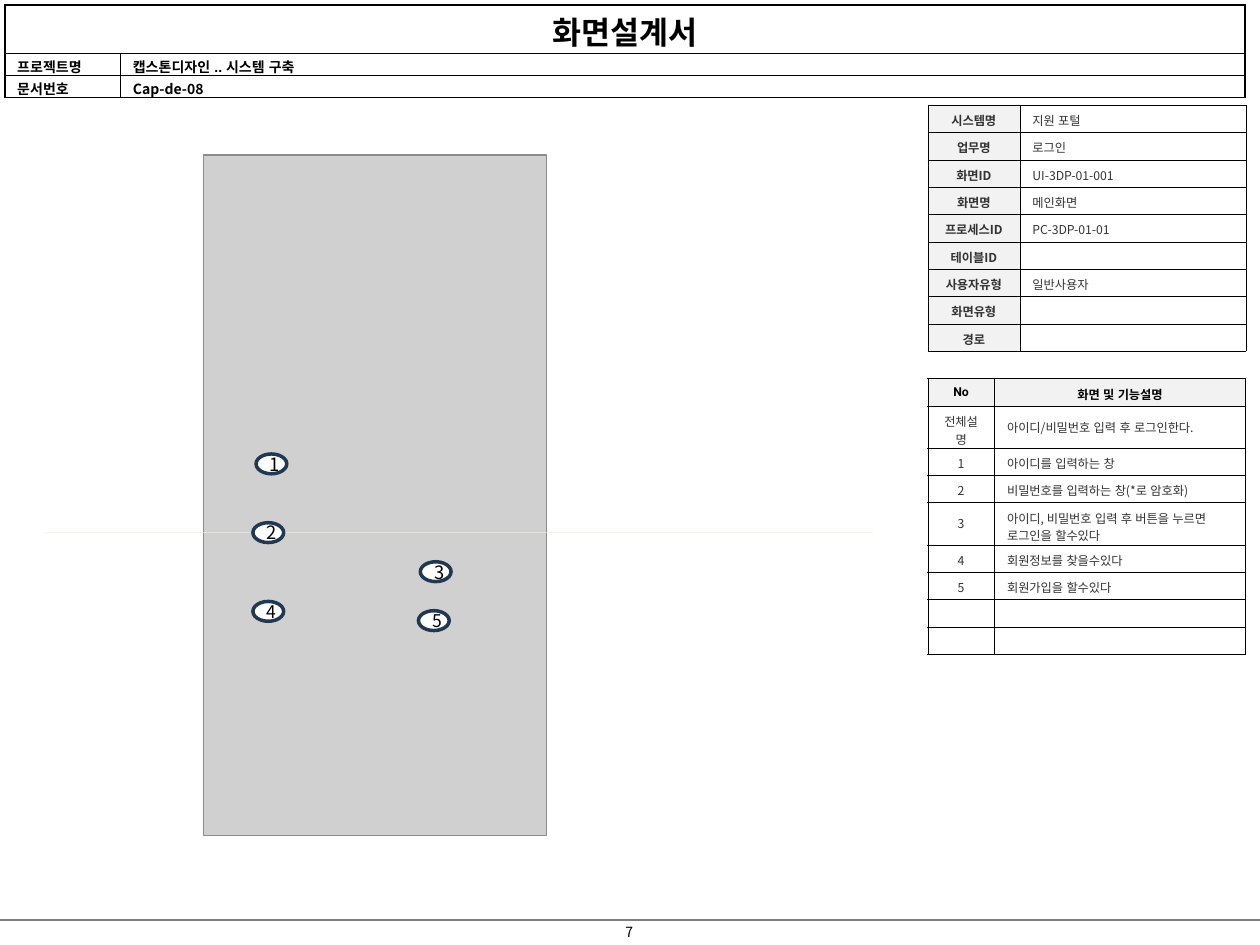
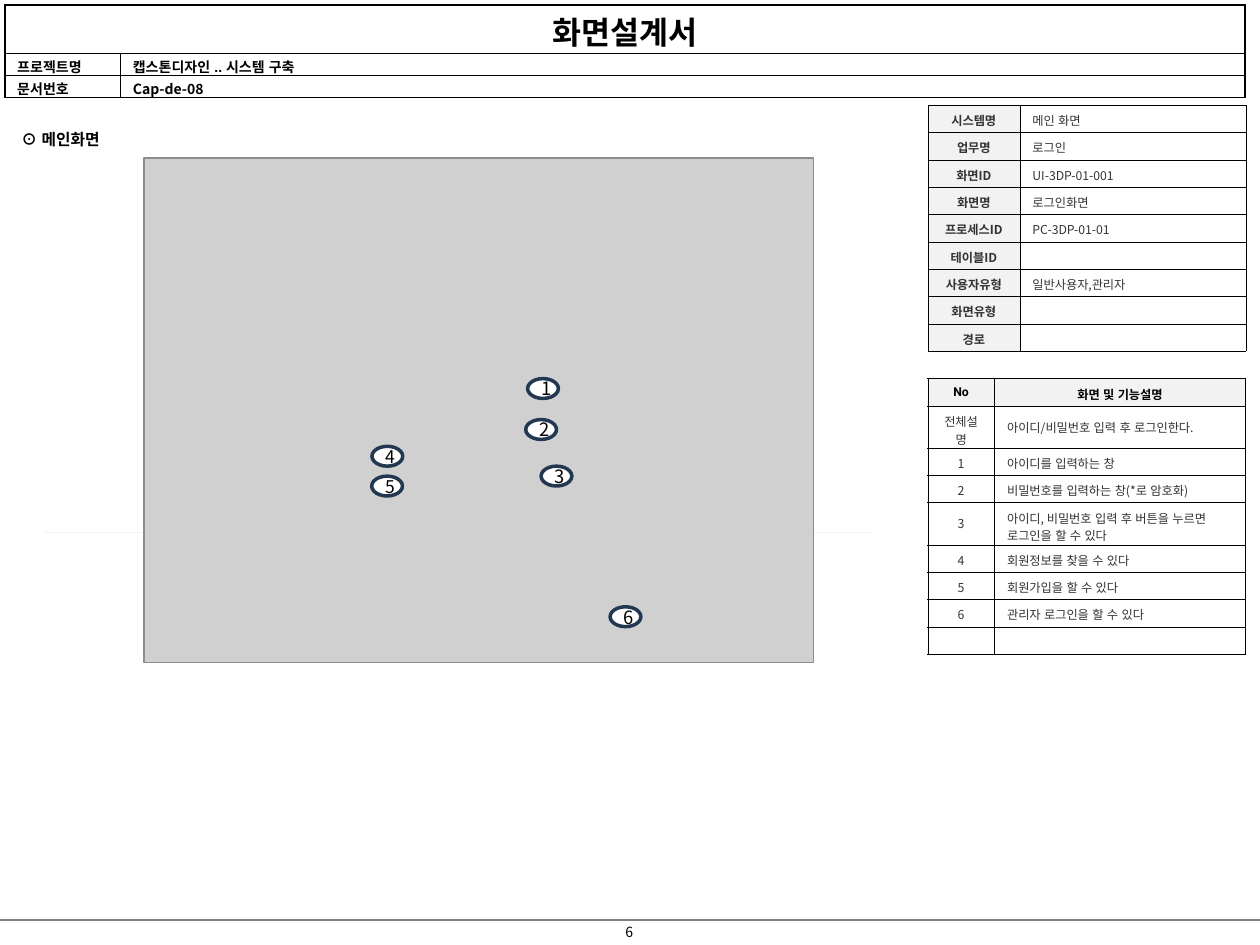
Before and after one commit to jiyong706/debug, a slide deck: slide 6 of debug 산출물/화면 설계서/2024_05_22화면설계서-V0.1.2.pptx (slide 7 before the commit). Drawn at 1260x945 pixels with LibreOffice and Linux fonts; fonts in the diff are those of the drawing; grey boxes stand for pictures. Boxes give left, top, right and bottom in pixels: in the first picture for what was removed or moved away, otherwise in the second. Text is boxed around its words. In the diff, an @@ line names an element or a change of style, - is before the commit and + after.

```diff
--- a/debug 산출물/화면 설계서/2024_05_22화면설계서-V0.1.2.pptx
+++ b/debug 산출물/화면 설계서/2024_05_22화면설계서-V0.1.2.pptx
@@ table at (927,106,1246,352) @@
-row 1, column 2: 지원 포털
+row 1, column 2: 메인 화면
-row 4, column 2: 메인화면
+row 4, column 2: 로그인화면
-row 7, column 2: 일반사용자
+row 7, column 2: 일반사용자,관리자
@@ text added at (42,131,100,147), 9 pt, text #000000, bold @@
+⊙ 메인화면
@@ picture added at (144,158,814,663) @@
@@ picture removed at (203,155,546,835) @@
@@ ellipse "1": place and size @@
-ellipse "1" at (256,454,286,474)
+ellipse "1" at (528,379,558,399)
@@ table at (927,379,1245,654) @@
-row 5: 3 | 아이디, 비밀번호 입력 후 버튼을 누르면 로그인을 할수있다
-row 6: 4 | 회원정보를 찾을수있다
-row 7: 5 | 회원가입을 할수있다
+row 5: 3 | 아이디, 비밀번호 입력 후 버튼을 누르면 로그인을 할 수 있다
+row 6: 4 | 회원정보를 찾을 수 있다
+row 7: 5 | 회원가입을 할 수 있다
+row 8: 6 | 관리자 로그인을 할 수 있다
-row 9:  | 
@@ ellipse "2": place and size @@
-ellipse "2" at (253,523,284,543)
+ellipse "2" at (525,420,556,440)
@@ ellipse "4": place and size @@
-ellipse "4" at (253,601,284,621)
+ellipse "4" at (372,446,402,466)
@@ ellipse "5": place and size @@
-ellipse "5" at (418,611,449,631)
+ellipse "5" at (372,476,402,496)
@@ ellipse "3": place and size @@
-ellipse "3" at (421,562,451,582)
+ellipse "3" at (541,466,571,486)
@@ ellipse added at (610,607,640,627), fill #FFFFFF, outline #233953 2 pt, 10.5 pt, text #000000 @@
+6
@@ page number at (625,926,633,937): text changed @@
-7
+6
```
Also in this commit, not shown: 16 other slides changed, 2 slides added, 2 slides removed.
